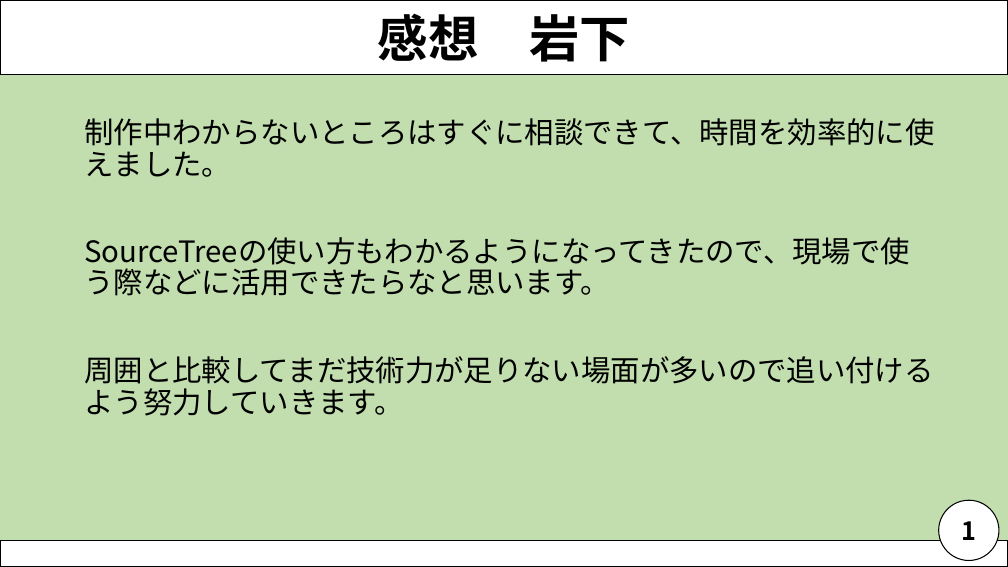
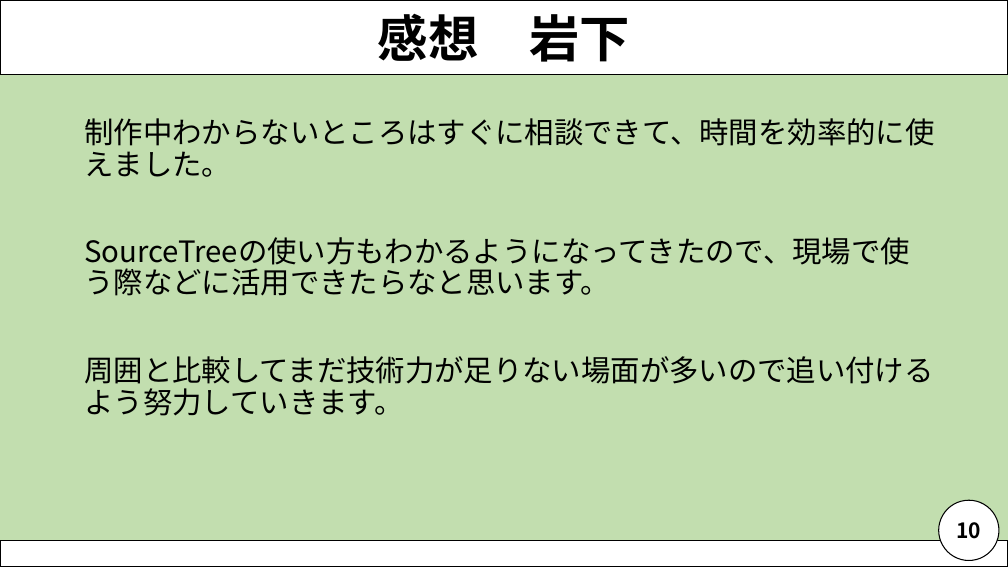
Before and after one commit to NagaoMasaki/NervousBreakdown, a slide deck: slide 11 of 資料/神経衰弱発表資料_200716.pptx (slide 12 before the commit). Drawn at 1008x567 pixels with LibreOffice and Linux fonts; fonts in the diff are those of the drawing. Boxes give left, top, right and bottom in pixels: in the first picture for what was removed or moved away, otherwise in the second. Text is boxed around its words. In the diff, an @@ line names an element or a change of style, - is before the commit and + after.

```diff
--- a/資料/神経衰弱発表資料_200716.pptx
+++ b/資料/神経衰弱発表資料_200716.pptx
@@ text in ellipse at bbox=[956, 522, 981, 539]: text changed; size 24 to 20 pt @@
-1
+10
```
Also in this commit, not shown: 9 other slides changed, 1 slide added, 2 slides removed.
